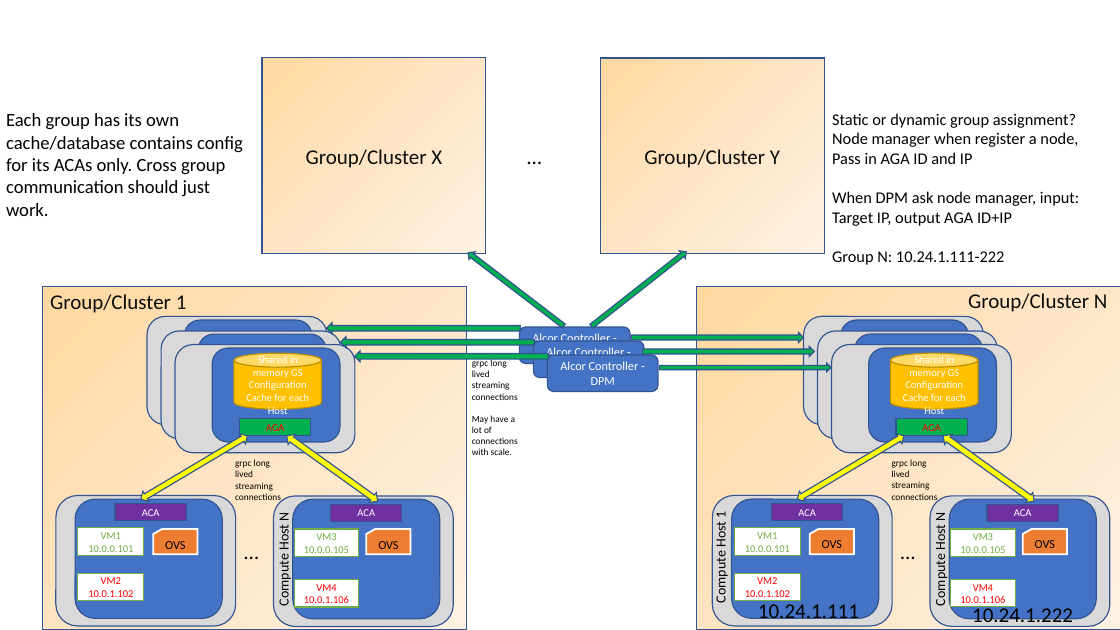
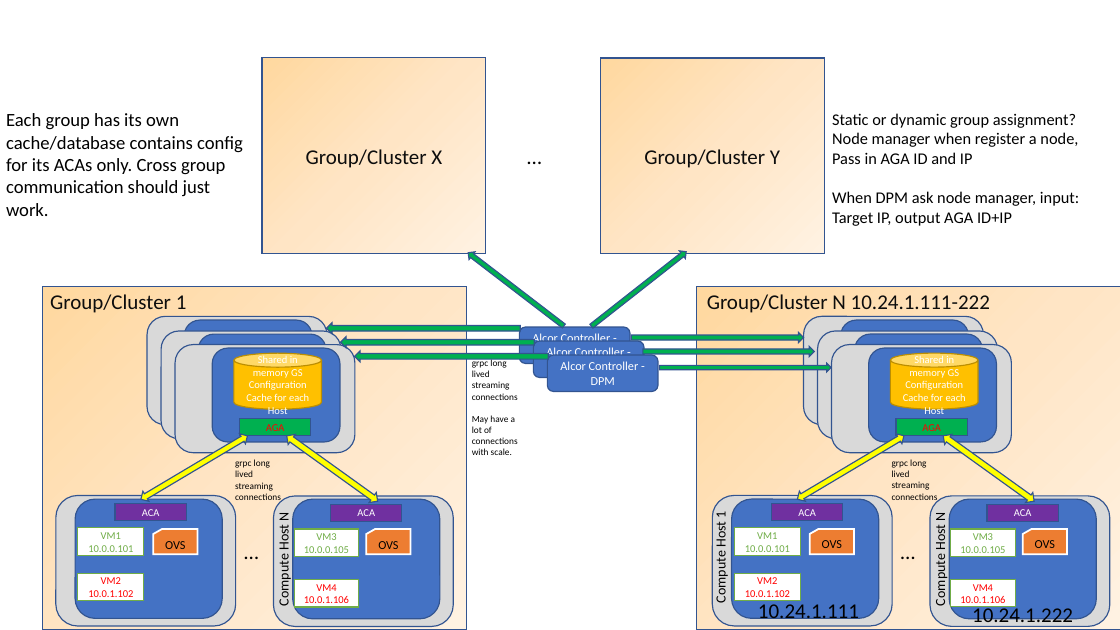
Before and after one commit to futurewei-cloud/alcor, a slide deck: slide 2 of docs/modules/ROOT/pages/high_level/AGA_design.pptx. Drawn at 1120x630 pixels with LibreOffice and Linux fonts; fonts in the diff are those of the drawing. Boxes give left, top, right and bottom in pixels: in the first picture for what was removed or moved away, otherwise in the second. Text is boxed around its words. In the diff, an @@ line names an element or a change of style, - is before the commit and + after.

```diff
--- a/docs/modules/ROOT/pages/high_level/AGA_design.pptx
+++ b/docs/modules/ROOT/pages/high_level/AGA_design.pptx
@@ text at [832, 251, 1004, 265]: paragraph removed @@
-Group N: 10.24.1.111-222
@@ text at [707, 294, 990, 313]: text changed @@
-Group/Cluster N
+Group/Cluster N 10.24.1.111-222
```
Also in this commit, not shown: 17 other slides changed.
